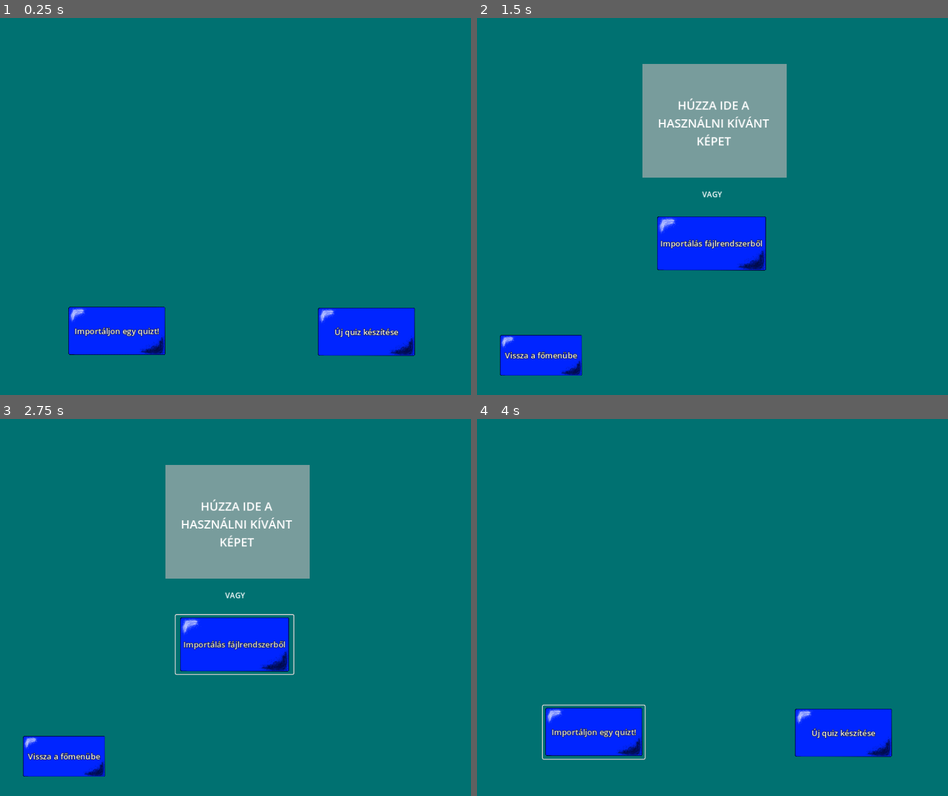
Above: before the commit, frames 1-4 (two rows, left to right).
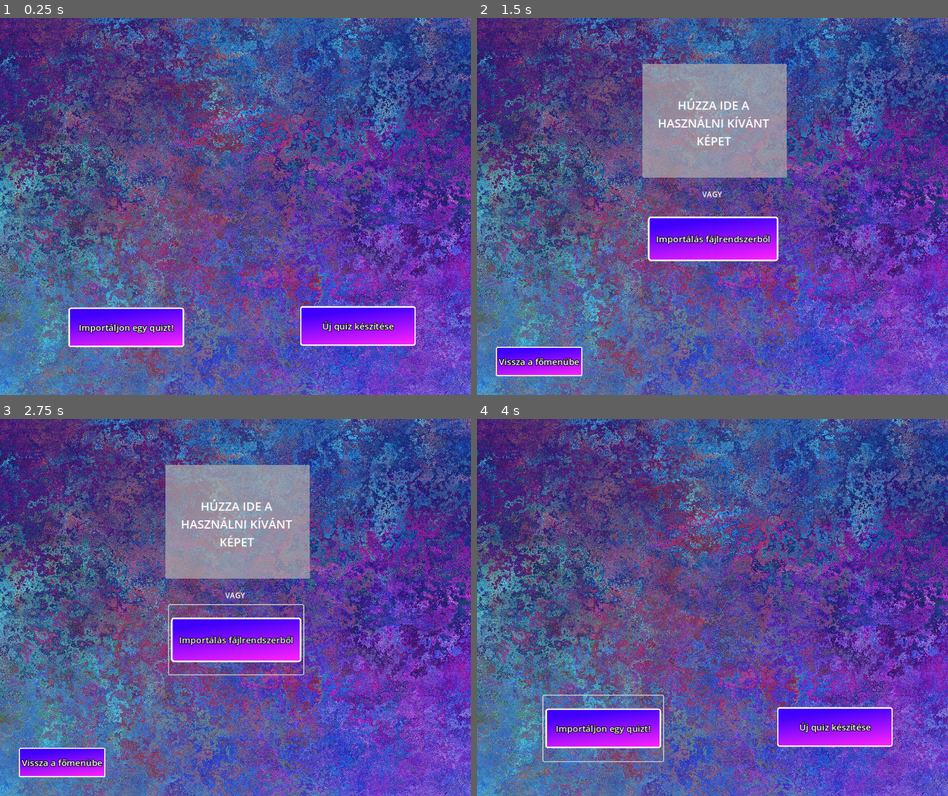
Above: after the commit, the same moments.

Repository: szuhi27/school-quiz-godot
Game: Godot game, scene res://main_menu.tscn
Two runs of this game, one before a commit and one after it. Both use one fixed random seed, a clock stepped at 60 frames per second and the inputs below.
Inputs:
- Up to frame 1 (0.25 s): no input
- Up to frame 2 (1.5 s): click "Importáljon egy quizt!" at 0.5 s; click "Új quiz készítése" at 1.25 s
- Up to frame 3 (2.75 s): click "Importálás fájlrendszerből" at 2 s
- Up to frame 4 (4 s): click "Vissza a főmenübe" at 2.75 s; click "Importáljon egy quizt!" at 3.5 s

The runs differ from the first frame. In frame 1, 100% of the frame differs, in the area x 0-100%, y 0-100%; in frame 2, 96%; in frame 3, 96%; in frame 4, 100%.

Commit message:
adding images

Diff:
--- a/common_assets/button_base_theme.tres
+++ b/common_assets/button_base_theme.tres
@@ -1,10 +1,10 @@
 [gd_resource type="Theme" load_steps=2 format=3 uid="uid://cjxetyjm64h4i"]
 
-[ext_resource type="Texture2D" uid="uid://bev36gb65blk4" path="res://images/button.png" id="1_ibgyh"]
+[ext_resource type="Texture2D" uid="uid://p57rski081sv" path="res://images/blue_sqr_btn.png" id="1_ictpj"]
 
 [resource]
 Button/colors/font_color = Color(1, 1, 1, 1)
 Button/colors/font_outline_color = Color(0, 0, 0, 1)
-Button/constants/outline_size = 3
-Button/font_sizes/font_size = 17
-Button/icons/icon = ExtResource("1_ibgyh")
+Button/constants/outline_size = 5
+Button/font_sizes/font_size = 19
+Button/icons/icon = ExtResource("1_ictpj")
--- a/main_menu.tscn
+++ b/main_menu.tscn
@@ -1,13 +1,14 @@
-[gd_scene load_steps=9 format=3 uid="uid://dvt3j2ejded12"]
+[gd_scene load_steps=10 format=3 uid="uid://dvt3j2ejded12"]
 
 [ext_resource type="Script" path="res://main_menu.gd" id="1_1x82x"]
 [ext_resource type="PackedScene" uid="uid://11ghupk4o1ii" path="res://quiz_maker_assets/quiz_maker.tscn" id="2_ka7f0"]
 [ext_resource type="PackedScene" uid="uid://jj76fgx27cgu" path="res://main_menu_assets/question_bubble.tscn" id="2_lih13"]
 [ext_resource type="LabelSettings" uid="uid://c3xpxpj4hacdk" path="res://common_assets/error_label_settings.tres" id="3_4kk3a"]
 [ext_resource type="Script" path="res://main_menu_assets/answer_bubbles_group_control.gd" id="5_ofu2u"]
+[ext_resource type="Texture2D" uid="uid://dt6e0htf4s2h" path="res://images/texture-2559993_1920.jpg" id="5_r6usv"]
 [ext_resource type="PackedScene" uid="uid://irdworseorky" path="res://main_menu_assets/answer_bubble.tscn" id="6_v6kc5"]
 [ext_resource type="Theme" uid="uid://cjxetyjm64h4i" path="res://common_assets/button_base_theme.tres" id="7_7bjvb"]
-[ext_resource type="Texture2D" uid="uid://bev36gb65blk4" path="res://images/button.png" id="8_ye4tf"]
+[ext_resource type="Texture2D" uid="uid://bielg26d81kbd" path="res://images/paper-1749148_1920.jpg" id="7_esism"]
 
 [node name="MainMenu" type="Node"]
 script = ExtResource("1_1x82x")
@@ -23,16 +24,15 @@
 grow_horizontal = 2
 grow_vertical = 2
 
-[node name="ColorRect" type="ColorRect" parent="Control2"]
-layout_mode = 1
-anchors_preset = 15
-anchor_right = 1.0
-anchor_bottom = 1.0
-grow_horizontal = 2
-grow_vertical = 2
-size_flags_horizontal = 3
-size_flags_vertical = 3
-color = Color(0, 0.443756, 0.443759, 1)
+[node name="BackgroundTextureRect" type="TextureRect" parent="Control2"]
+layout_mode = 1
+anchors_preset = 15
+anchor_right = 1.0
+anchor_bottom = 1.0
+grow_horizontal = 2
+grow_vertical = 2
+texture = ExtResource("5_r6usv")
+expand_mode = 1
 
 [node name="QuizImage" type="TextureRect" parent="Control2"]
 layout_mode = 1
@@ -71,6 +71,7 @@
 answer_bubble = ExtResource("6_v6kc5")
 
 [node name="ColorRect2" type="ColorRect" parent="Control2/AnswerBubblesGroup"]
+visible = false
 layout_mode = 1
 anchors_preset = 15
 anchor_right = 1.0
@@ -78,6 +79,17 @@
 grow_horizontal = 2
 grow_vertical = 2
 color = Color(0, 0.692609, 0.692609, 1)
+
+[node name="TextureRect" type="TextureRect" parent="Control2/AnswerBubblesGroup"]
+visible = false
+layout_mode = 1
+anchors_preset = 15
+anchor_right = 1.0
+anchor_bottom = 1.0
+grow_horizontal = 2
+grow_vertical = 2
+texture = ExtResource("7_esism")
+expand_mode = 1
 
 [node name="MarginContainer" type="MarginContainer" parent="Control2/AnswerBubblesGroup"]
 layout_mode = 1
@@ -160,14 +172,13 @@
 anchors_preset = 2
 anchor_top = 1.0
 anchor_bottom = 1.0
-offset_left = 140.0
-offset_top = -192.0
-offset_right = 356.0
-offset_bottom = -79.0
+offset_left = 141.0
+offset_top = -213.0
+offset_right = 395.0
+offset_bottom = -74.0
 grow_vertical = 0
 theme = ExtResource("7_7bjvb")
 text = "Importáljon egy quizt!"
-icon = ExtResource("8_ye4tf")
 flat = true
 icon_alignment = 1
 expand_icon = true
@@ -179,15 +190,14 @@
 anchor_top = 1.0
 anchor_right = 1.0
 anchor_bottom = 1.0
-offset_left = -330.0
-offset_top = -190.0
-offset_right = -114.0
+offset_left = -367.0
+offset_top = -216.0
+offset_right = -113.0
 offset_bottom = -77.0
 grow_horizontal = 0
 grow_vertical = 0
 theme = ExtResource("7_7bjvb")
 text = "Új quiz készítése"
-icon = ExtResource("8_ye4tf")
 flat = true
 icon_alignment = 1
 expand_icon = true
--- a/main_menu_assets/answer_bubble.tscn
+++ b/main_menu_assets/answer_bubble.tscn
@@ -1,10 +1,13 @@
-[gd_scene load_steps=2 format=3 uid="uid://irdworseorky"]
+[gd_scene load_steps=3 format=3 uid="uid://irdworseorky"]
 
 [ext_resource type="Script" path="res://main_menu_assets/answer_bubble_control.gd" id="1_5mfd4"]
+[ext_resource type="Texture2D" uid="uid://dng42xbxs7ilm" path="res://images/blue_bubble.png" id="2_0hqfb"]
 
 [node name="AnswerBubble" type="LineEdit"]
 offset_right = 67.0625
 offset_bottom = 31.0
+theme_override_colors/font_uneditable_color = Color(0, 0, 0, 1)
+theme_override_font_sizes/font_size = 20
 text = "text"
 alignment = 1
 editable = false
@@ -17,6 +20,7 @@
 script = ExtResource("1_5mfd4")
 
 [node name="ColorRect" type="ColorRect" parent="."]
+visible = false
 show_behind_parent = true
 layout_mode = 1
 anchors_preset = 15
@@ -27,4 +31,15 @@
 mouse_filter = 2
 color = Color(1.17319e-07, 0.0938013, 0.12856, 1)
 
+[node name="TextureRect" type="TextureRect" parent="."]
+show_behind_parent = true
+layout_mode = 1
+anchors_preset = 15
+anchor_right = 1.0
+anchor_bottom = 1.0
+grow_horizontal = 2
+grow_vertical = 2
+texture = ExtResource("2_0hqfb")
+expand_mode = 1
+
 [connection signal="gui_input" from="." to="." method="_on_gui_input"]
--- a/quiz_maker_assets/quiz_maker.tscn
+++ b/quiz_maker_assets/quiz_maker.tscn
@@ -1,6 +1,7 @@
-[gd_scene load_steps=7 format=3 uid="uid://11ghupk4o1ii"]
+[gd_scene load_steps=8 format=3 uid="uid://11ghupk4o1ii"]
 
 [ext_resource type="Script" path="res://quiz_maker_assets/quiz_maker.gd" id="1_bicct"]
+[ext_resource type="Texture2D" uid="uid://dt6e0htf4s2h" path="res://images/texture-2559993_1920.jpg" id="2_2nonu"]
 [ext_resource type="Theme" uid="uid://cjxetyjm64h4i" path="res://common_assets/button_base_theme.tres" id="2_dwp64"]
 [ext_resource type="Script" path="res://quiz_maker_assets/answer_bubble_creator.gd" id="2_y8m76"]
 [ext_resource type="PackedScene" uid="uid://drnit6xvsphed" path="res://quiz_maker_assets/new_answer_bubble.tscn" id="3_wj6vt"]
@@ -24,16 +25,15 @@
 grow_horizontal = 2
 grow_vertical = 2
 
-[node name="ColorRect" type="ColorRect" parent="Control2"]
-layout_mode = 1
-anchors_preset = 15
-anchor_right = 1.0
-anchor_bottom = 1.0
-grow_horizontal = 2
-grow_vertical = 2
-size_flags_horizontal = 3
-size_flags_vertical = 3
-color = Color(0, 0.443756, 0.443759, 1)
+[node name="BackgroundTextureRect" type="TextureRect" parent="Control2"]
+layout_mode = 1
+anchors_preset = 15
+anchor_right = 1.0
+anchor_bottom = 1.0
+grow_horizontal = 2
+grow_vertical = 2
+texture = ExtResource("2_2nonu")
+expand_mode = 1
 
 [node name="QuizImage" type="TextureRect" parent="Control2"]
 layout_mode = 1
@@ -54,16 +54,26 @@
 [node name="BubbleAdder" type="Control" parent="."]
 visible = false
 layout_mode = 3
-anchors_preset = 0
-offset_right = 40.0
-offset_bottom = 40.0
+anchors_preset = 12
+anchor_top = 1.0
+anchor_right = 1.0
+anchor_bottom = 1.0
+grow_horizontal = 2
+grow_vertical = 0
 
 [node name="SaveButton" type="Button" parent="BubbleAdder"]
-layout_mode = 0
-offset_left = 771.0
-offset_top = 666.0
-offset_right = 955.0
-offset_bottom = 762.0
+layout_mode = 1
+anchors_preset = 3
+anchor_left = 1.0
+anchor_top = 1.0
+anchor_right = 1.0
+anchor_bottom = 1.0
+offset_left = -219.0
+offset_top = -117.0
+offset_right = -35.0
+offset_bottom = -21.0
+grow_horizontal = 0
+grow_vertical = 0
 theme = ExtResource("2_dwp64")
 text = "Mentés"
 flat = true
@@ -71,13 +81,21 @@
 expand_icon = true
 
 [node name="AnsweBubbleCreatotButton" type="Button" parent="BubbleAdder"]
-layout_mode = 0
-offset_left = 374.0
-offset_top = 633.0
-offset_right = 642.0
-offset_bottom = 771.0
-theme = ExtResource("2_dwp64")
-text = "Új válaszbuborék létrehozása"
+layout_mode = 1
+anchors_preset = 7
+anchor_left = 0.5
+anchor_top = 1.0
+anchor_right = 0.5
+anchor_bottom = 1.0
+offset_left = -131.0
+offset_top = -213.0
+offset_right = 148.0
+offset_bottom = -26.0
+grow_horizontal = 2
+grow_vertical = 0
+theme = ExtResource("2_dwp64")
+text = "Új válaszbuborék
+létrehozása"
 flat = true
 icon_alignment = 1
 expand_icon = true
@@ -87,6 +105,8 @@
 anchors_preset = 15
 anchor_right = 1.0
 anchor_bottom = 1.0
+offset_top = -800.0
+offset_bottom = -800.0
 grow_horizontal = 2
 grow_vertical = 2
 script = ExtResource("2_y8m76")
@@ -104,13 +124,14 @@
 
 [node name="Button" type="Button" parent="ImageImportGroup"]
 layout_mode = 0
-offset_left = 373.0
-offset_top = 416.0
-offset_right = 623.0
-offset_bottom = 541.0
+offset_left = 359.0
+offset_top = 395.0
+offset_right = 644.0
+offset_bottom = 542.0
 theme = ExtResource("2_dwp64")
 text = "Importálás fájlrendszerből"
 flat = true
+text_overrun_behavior = 2
 icon_alignment = 1
 expand_icon = true
 
@@ -160,19 +181,23 @@
 
 [node name="ErrorMsg" type="Label" parent="ImageImportGroup"]
 layout_mode = 0
-offset_left = 304.0
-offset_top = 513.0
-offset_right = 731.0
-offset_bottom = 597.0
+offset_left = 291.0
+offset_top = 539.0
+offset_right = 718.0
+offset_bottom = 623.0
 label_settings = SubResource("LabelSettings_ox6pr")
 horizontal_alignment = 1
 vertical_alignment = 1
 
 [node name="ToMainMenuButton" type="Button" parent="."]
-offset_left = 44.0
-offset_top = 668.0
-offset_right = 228.0
-offset_bottom = 764.0
+anchors_preset = 2
+anchor_top = 1.0
+anchor_bottom = 1.0
+offset_left = 35.0
+offset_top = -121.0
+offset_right = 229.0
+offset_bottom = -21.0
+grow_vertical = 0
 theme = ExtResource("2_dwp64")
 text = "Vissza a főmenübe"
 flat = true
Binary file added: images/background-2490628_1920.jpg
Not shown, added: images/background-2490628_1920.jpg.import
Binary file added: images/blue_bubble.png
Not shown, added: images/blue_bubble.png.import
Binary file added: images/blue_sqr_btn.png
Not shown, added: images/blue_sqr_btn.png.import
Binary file added: images/green_bubble.png
Not shown, added: images/green_bubble.png.import
Binary file added: images/grey_bubble.png
Not shown, added: images/grey_bubble.png.import
Binary file added: images/paper-1749148_1920.jpg
Not shown, added: images/paper-1749148_1920.jpg.import
(and 4 more such lines)
